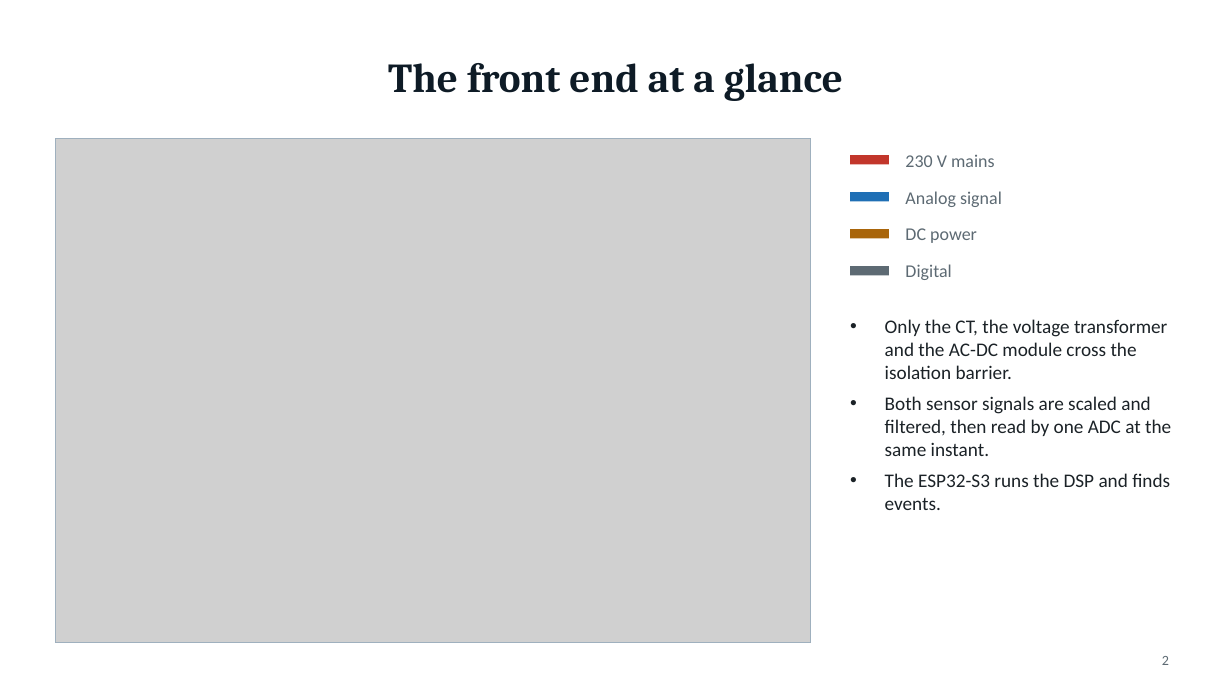
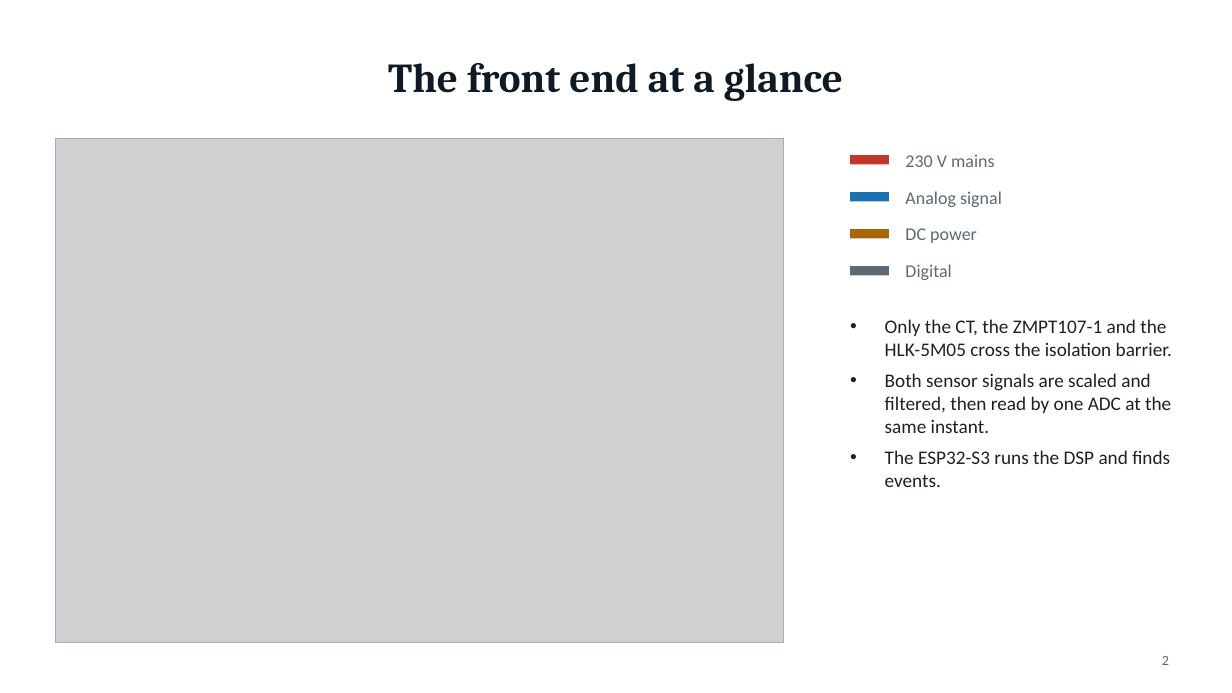
Before and after one commit to PowerWorksLab/PowerLenz, a slide deck: slide 2 of documentation/presentations/powerlenz-front-end.pptx. Drawn at 1232x693 pixels with LibreOffice and Linux fonts; fonts in the diff are those of the drawing; grey boxes stand for pictures. Boxes give left, top, right and bottom in pixels: in the first picture for what was removed or moved away, otherwise in the second. Text is boxed around its words. In the diff, an @@ line names an element or a change of style, - is before the commit and + after.

```diff
--- a/documentation/presentations/powerlenz-front-end.pptx
+++ b/documentation/presentations/powerlenz-front-end.pptx
@@ picture: place and size @@
-picture at [55,139,811,642]
+picture at [55,139,784,642]
@@ rectangle: place and size @@
-rectangle at [55,139,811,642]
+rectangle at [55,139,784,642]
@@ text at [885,319,1172,356]: text changed @@
-• Only the CT, the voltage transformer and the AC-DC module cross the isolation barrier.
+• Only the CT, the ZMPT107-1 and the HLK-5M05 cross the isolation barrier.
```
Also in this commit, not shown: 9 other slides changed, 6 slides added, 2 slides removed, 16 other files.
